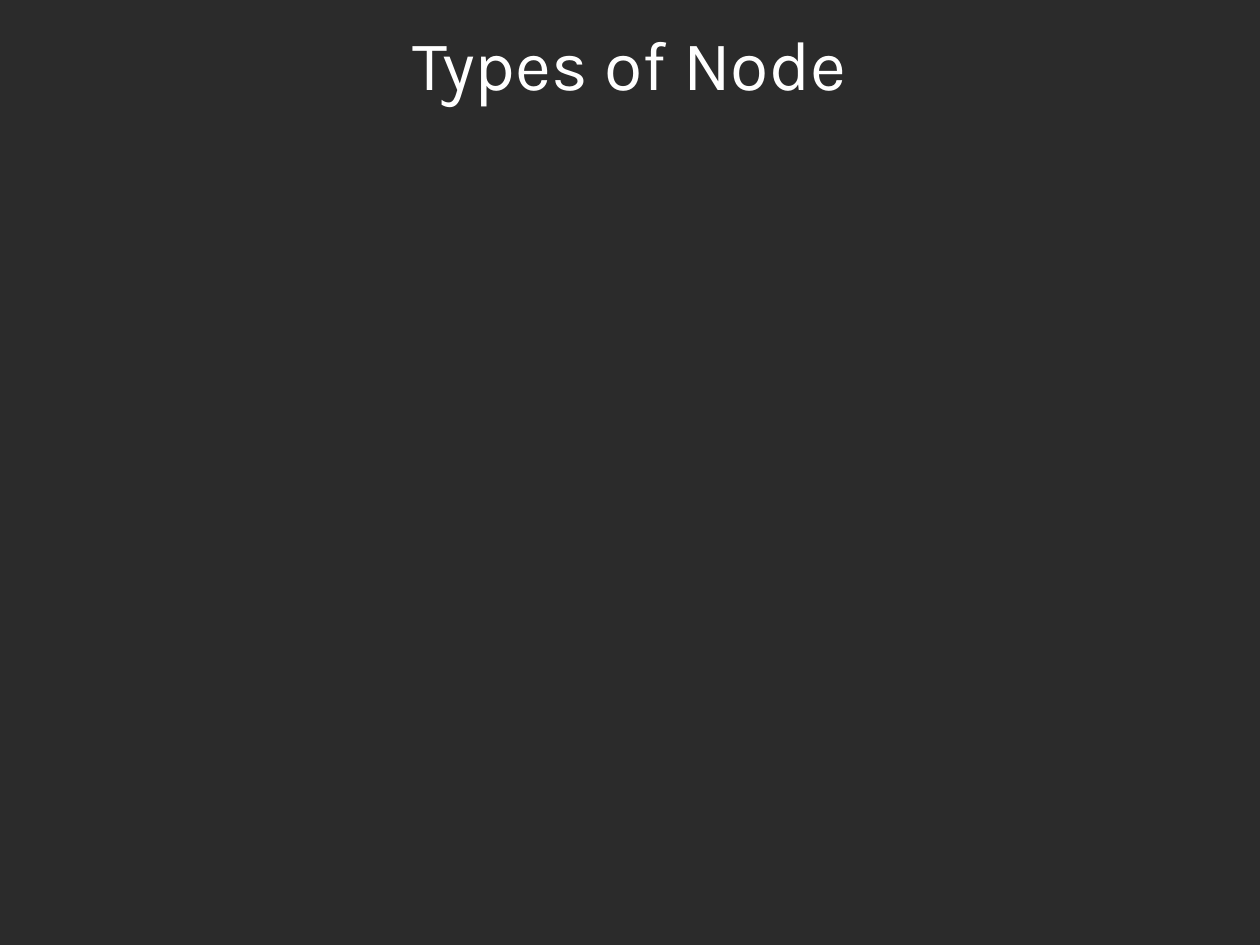
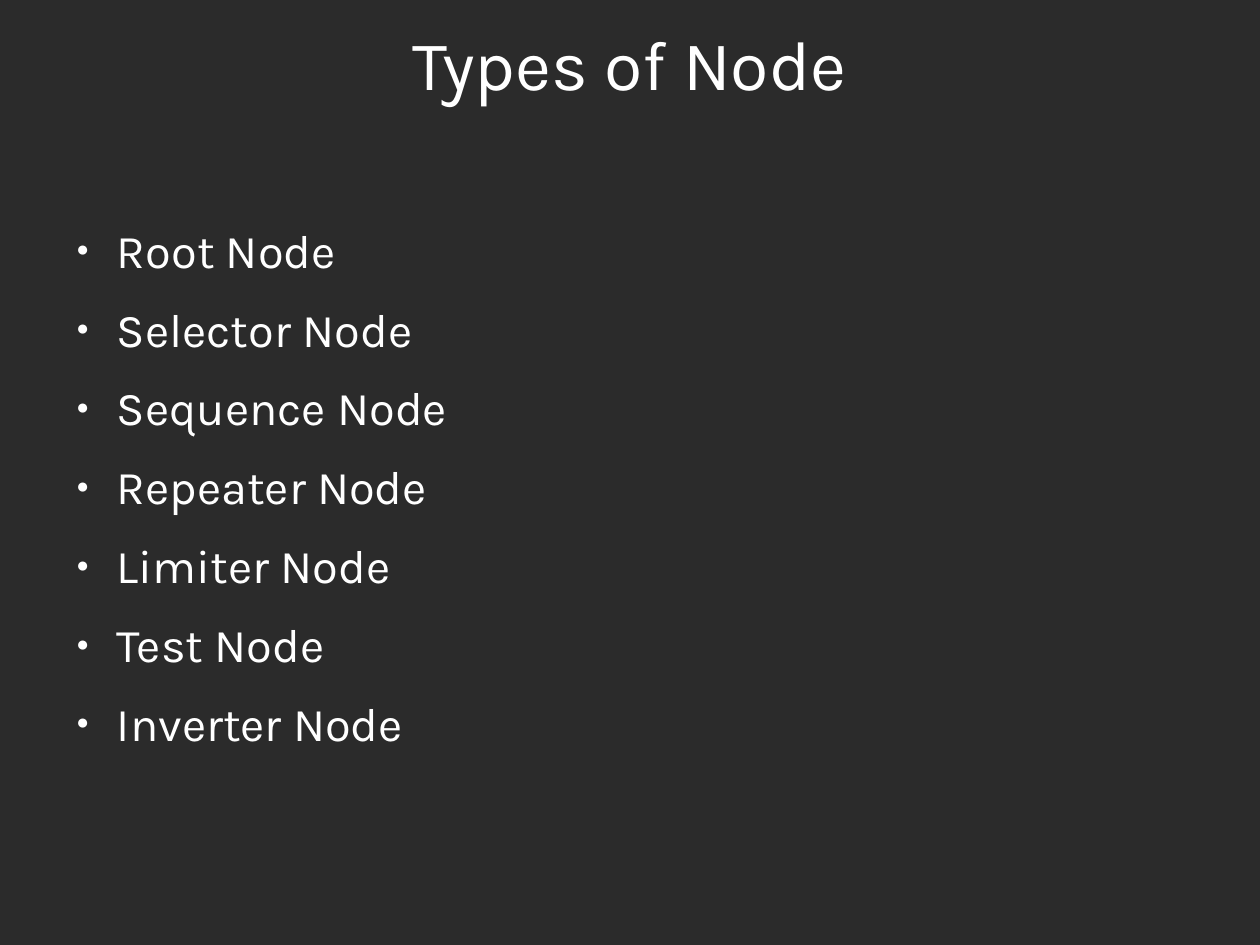
Before and after one commit to expee/AI_BehaviourTreeTest, a slide deck: slide 7 of Docs/BT_Presentation.odp. Drawn at 1260x945 pixels with LibreOffice and Linux fonts; fonts in the diff are those of the drawing; background and template pictures are left out; a plain dark background stands for a picture behind light text. Boxes give left, top, right and bottom in pixels: in the first picture for what was removed or moved away, otherwise in the second. Text is boxed around its words. In the diff, an @@ line names an element or a change of style, - is before the commit and + after.

```diff
--- a/Docs/BT_Presentation.odp
+++ b/Docs/BT_Presentation.odp
@@ text added at [117,236,447,742], 29.6 pt, text #FFFFFF @@
+● Root Node
+● Selector Node
+● Sequence Node
+● Repeater Node
+● Limiter Node
+● Test Node
+● Inverter Node
```
Also in this commit, not shown: 2 other slides changed, 11 slides added, 10 slides removed.
